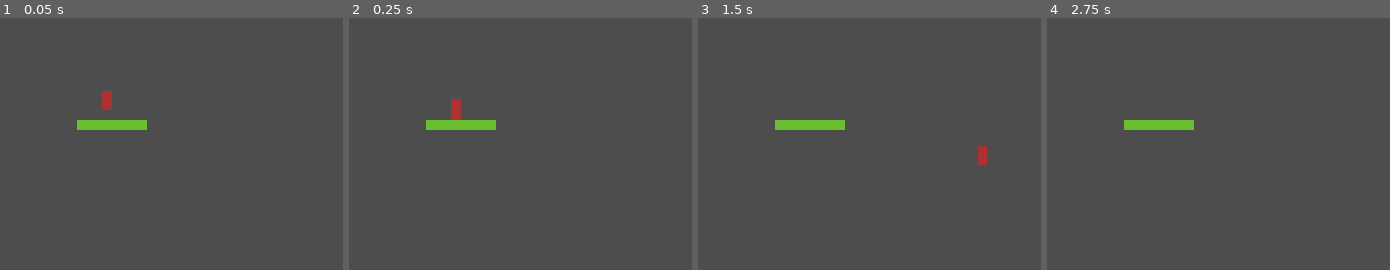
Above: before the commit, frames 1-4 (left to right).
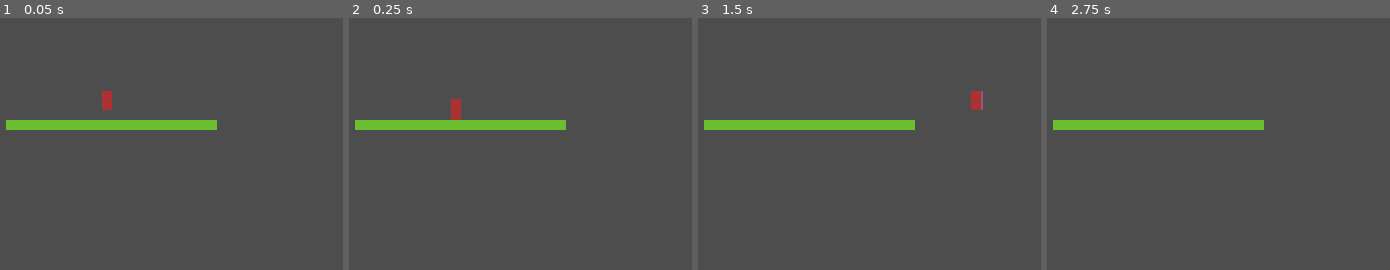
Above: after the commit, the same moments.

Repository: CafCat49/LoginTheVideoGame
Game: Godot game, scene res://Scenes/test_level.tscn
Two runs of this game, one before a commit and one after it. Both use one fixed random seed, a clock stepped at 60 frames per second and the inputs below.
Inputs:
- Up to frame 1 (0.05 s): no input
- Up to frame 2 (0.25 s): no input
- Up to frame 3 (1.5 s): tap Enter (ui_accept) at 0.5, 0.6, 0.77, 1.07, 1.35 s; hold Right (ui_right) from 0.53 s (still down)
- Up to frame 4 (2.75 s): tap Enter (ui_accept) at 1.52, 1.82, 2.1 s; release Right (ui_right) at 2.03 s; hold Left (ui_left) from 2.03 s (still down)

The runs differ from the first frame. In frame 1, 1.6% of the frame differs, in the area x 1-64%, y 40-45%; in frame 2, 1.6%; in frame 3, 2.1%, in the area x 1-85%, y 28-59%; in frame 4, 1.6%.

Commit message:
Added variables to change the behaviour of movement, in the editor

Diff:
--- a/source/Scenes/PlayerController.gd
+++ /dev/null
@@ -1,25 +0,0 @@
-extends CharacterBody2D
-
-
-const SPEED = 300.0
-const JUMP_VELOCITY = -400.0
-
-
-func _physics_process(delta: float) -> void:
-	# Add the gravity.
-	if not is_on_floor():
-		velocity += get_gravity() * delta
-
-	# Handle jump.
-	if Input.is_action_just_pressed("ui_accept") and is_on_floor():
-		velocity.y = JUMP_VELOCITY
-
-	# Get the input direction and handle the movement/deceleration.
-	# As good practice, you should replace UI actions with custom gameplay actions.
-	var direction := Input.get_axis("ui_left", "ui_right")
-	if direction:
-		velocity.x = direction * SPEED
-	else:
-		velocity.x = move_toward(velocity.x, 0, SPEED)
-
-	move_and_slide()
--- a/source/Scenes/test_level.tscn
+++ b/source/Scenes/test_level.tscn
@@ -1,6 +1,6 @@
 [gd_scene format=3 uid="uid://buh086aknn3cd"]
 
-[ext_resource type="Script" uid="uid://o825skn4ffmq" path="res://Scenes/PlayerController.gd" id="1_eglq2"]
+[ext_resource type="Script" uid="uid://o825skn4ffmq" path="res://Scripts/PlayerController.gd" id="1_eglq2"]
 [ext_resource type="Texture2D" uid="uid://cmt4fibc7tjcl" path="res://Assets/PH/SLBPHTiles.png" id="1_iti4p"]
 
 [sub_resource type="RectangleShape2D" id="RectangleShape2D_it1ls"]
@@ -112,3 +112,161 @@
 
 [node name="CollisionShape2D" type="CollisionShape2D" parent="World/StaticBody2D7" unique_id=1409786493]
 shape = SubResource("RectangleShape2D_aljbh")
+
+[node name="World2" type="Node2D" parent="." unique_id=1426354084]
+position = Vector2(488, 488)
+
+[node name="StaticBody2D" type="StaticBody2D" parent="World2" unique_id=510653929]
+
+[node name="Sprite2D" type="Sprite2D" parent="World2/StaticBody2D" unique_id=954439518]
+texture = ExtResource("1_iti4p")
+hframes = 4
+vframes = 4
+
+[node name="CollisionShape2D" type="CollisionShape2D" parent="World2/StaticBody2D" unique_id=2127135656]
+shape = SubResource("RectangleShape2D_aljbh")
+
+[node name="StaticBody2D2" type="StaticBody2D" parent="World2" unique_id=521329082]
+position = Vector2(16, 0)
+
+[node name="Sprite2D" type="Sprite2D" parent="World2/StaticBody2D2" unique_id=472667342]
+texture = ExtResource("1_iti4p")
+hframes = 4
+vframes = 4
+
+[node name="CollisionShape2D" type="CollisionShape2D" parent="World2/StaticBody2D2" unique_id=38304888]
+shape = SubResource("RectangleShape2D_aljbh")
+
+[node name="StaticBody2D3" type="StaticBody2D" parent="World2" unique_id=28913513]
+position = Vector2(32, 0)
+
+[node name="Sprite2D" type="Sprite2D" parent="World2/StaticBody2D3" unique_id=1431241916]
+texture = ExtResource("1_iti4p")
+hframes = 4
+vframes = 4
+
+[node name="CollisionShape2D" type="CollisionShape2D" parent="World2/StaticBody2D3" unique_id=1607498774]
+shape = SubResource("RectangleShape2D_aljbh")
+
+[node name="StaticBody2D4" type="StaticBody2D" parent="World2" unique_id=1139629216]
+position = Vector2(48, 0)
+
+[node name="Sprite2D" type="Sprite2D" parent="World2/StaticBody2D4" unique_id=856392191]
+texture = ExtResource("1_iti4p")
+hframes = 4
+vframes = 4
+
+[node name="CollisionShape2D" type="CollisionShape2D" parent="World2/StaticBody2D4" unique_id=1109142567]
+shape = SubResource("RectangleShape2D_aljbh")
+
+[node name="StaticBody2D5" type="StaticBody2D" parent="World2" unique_id=207224429]
+position = Vector2(64, 0)
+
+[node name="Sprite2D" type="Sprite2D" parent="World2/StaticBody2D5" unique_id=1320247667]
+texture = ExtResource("1_iti4p")
+hframes = 4
+vframes = 4
+
+[node name="CollisionShape2D" type="CollisionShape2D" parent="World2/StaticBody2D5" unique_id=539355323]
+shape = SubResource("RectangleShape2D_aljbh")
+
+[node name="StaticBody2D6" type="StaticBody2D" parent="World2" unique_id=1635847933]
+position = Vector2(80, 0)
+
+[node name="Sprite2D" type="Sprite2D" parent="World2/StaticBody2D6" unique_id=153499912]
+texture = ExtResource("1_iti4p")
+hframes = 4
+vframes = 4
+
+[node name="CollisionShape2D" type="CollisionShape2D" parent="World2/StaticBody2D6" unique_id=730972955]
+shape = SubResource("RectangleShape2D_aljbh")
+
+[node name="StaticBody2D7" type="StaticBody2D" parent="World2" unique_id=324005592]
+position = Vector2(96, 0)
+
+[node name="Sprite2D" type="Sprite2D" parent="World2/StaticBody2D7" unique_id=1370643809]
+texture = ExtResource("1_iti4p")
+hframes = 4
+vframes = 4
+
+[node name="CollisionShape2D" type="CollisionShape2D" parent="World2/StaticBody2D7" unique_id=538766880]
+shape = SubResource("RectangleShape2D_aljbh")
+
+[node name="World3" type="Node2D" parent="." unique_id=2092241090]
+position = Vector2(712, 488)
+
+[node name="StaticBody2D" type="StaticBody2D" parent="World3" unique_id=577333124]
+
+[node name="Sprite2D" type="Sprite2D" parent="World3/StaticBody2D" unique_id=519479740]
+texture = ExtResource("1_iti4p")
+hframes = 4
+vframes = 4
+
+[node name="CollisionShape2D" type="CollisionShape2D" parent="World3/StaticBody2D" unique_id=2133697740]
+shape = SubResource("RectangleShape2D_aljbh")
+
+[node name="StaticBody2D2" type="StaticBody2D" parent="World3" unique_id=74946432]
+position = Vector2(16, 0)
+
+[node name="Sprite2D" type="Sprite2D" parent="World3/StaticBody2D2" unique_id=1775355161]
+texture = ExtResource("1_iti4p")
+hframes = 4
+vframes = 4
+
+[node name="CollisionShape2D" type="CollisionShape2D" parent="World3/StaticBody2D2" unique_id=1335298152]
+shape = SubResource("RectangleShape2D_aljbh")
+
+[node name="StaticBody2D3" type="StaticBody2D" parent="World3" unique_id=505386429]
+position = Vector2(32, 0)
+
+[node name="Sprite2D" type="Sprite2D" parent="World3/StaticBody2D3" unique_id=379518321]
+texture = ExtResource("1_iti4p")
+hframes = 4
+vframes = 4
+
+[node name="CollisionShape2D" type="CollisionShape2D" parent="World3/StaticBody2D3" unique_id=1920690238]
+shape = SubResource("RectangleShape2D_aljbh")
+
+[node name="StaticBody2D4" type="StaticBody2D" parent="World3" unique_id=751715861]
+position = Vector2(48, 0)
+
+[node name="Sprite2D" type="Sprite2D" parent="World3/StaticBody2D4" unique_id=1044233357]
+texture = ExtResource("1_iti4p")
+hframes = 4
+vframes = 4
+
+[node name="CollisionShape2D" type="CollisionShape2D" parent="World3/StaticBody2D4" unique_id=251360086]
+shape = SubResource("RectangleShape2D_aljbh")
+
+[node name="StaticBody2D5" type="StaticBody2D" parent="World3" unique_id=1342109725]
+position = Vector2(64, 0)
+
+[node name="Sprite2D" type="Sprite2D" parent="World3/StaticBody2D5" unique_id=897985015]
+texture = ExtResource("1_iti4p")
+hframes = 4
+vframes = 4
+
+[node name="CollisionShape2D" type="CollisionShape2D" parent="World3/StaticBody2D5" unique_id=819189195]
+shape = SubResource("RectangleShape2D_aljbh")
+
+[node name="StaticBody2D6" type="StaticBody2D" parent="World3" unique_id=1456751398]
+position = Vector2(80, 0)
+
+[node name="Sprite2D" type="Sprite2D" parent="World3/StaticBody2D6" unique_id=804629186]
+texture = ExtResource("1_iti4p")
+hframes = 4
+vframes = 4
+
+[node name="CollisionShape2D" type="CollisionShape2D" parent="World3/StaticBody2D6" unique_id=1484479509]
+shape = SubResource("RectangleShape2D_aljbh")
+
+[node name="StaticBody2D7" type="StaticBody2D" parent="World3" unique_id=452678199]
+position = Vector2(96, 0)
+
+[node name="Sprite2D" type="Sprite2D" parent="World3/StaticBody2D7" unique_id=1351365852]
+texture = ExtResource("1_iti4p")
+hframes = 4
+vframes = 4
+
+[node name="CollisionShape2D" type="CollisionShape2D" parent="World3/StaticBody2D7" unique_id=1847179647]
+shape = SubResource("RectangleShape2D_aljbh")
--- /dev/null
+++ b/source/Scripts/PlayerController.gd
@@ -0,0 +1,47 @@
+extends CharacterBody2D
+
+@export var speed: float = 300.0
+@export var jump_velocity: float = -400.0
+@export var has_double_jump: bool = true
+@export var flight_turn_speed: float = 100.0
+
+var last_direction: float = 0.0
+var extra_jump: bool = false
+
+func _init() -> void:
+	extra_jump = has_double_jump
+
+func _physics_process(delta: float) -> void:
+	# Add the gravity.
+	if not is_on_floor():
+		velocity += get_gravity() * delta
+
+	var direction := Input.get_axis("ui_left", "ui_right")
+
+	# Handle jump.
+	if Input.is_action_just_pressed("ui_accept") and (is_on_floor() or extra_jump):
+		last_direction = direction
+		if is_on_floor() and has_double_jump:
+			extra_jump = true;
+		if not is_on_floor():
+			extra_jump = false;
+		velocity.y = jump_velocity
+
+	# Get the input direction and handle the movement/deceleration.
+	# As good practice, you should replace UI actions with custom gameplay actions.
+	var current_speed = speed
+	# print(str(int(velocity.x) % 2) + " " + str(int(last_direction) % 2))
+	var changed_direction = (velocity.x > 0 and last_direction < 0)   \
+						 or (velocity.x < 0 and last_direction > 0)   \
+						 or (velocity.x == 0 and last_direction != 0) \
+						 or (velocity.x != 0 and last_direction == 0)
+ 									# If you changed direction in the air
+	if not is_on_floor() and changed_direction:
+		current_speed = flight_turn_speed
+
+	if direction:
+		velocity.x = direction * current_speed
+	else:
+		velocity.x = move_toward(velocity.x, 0, current_speed)
+
+	move_and_slide()
Renamed: source/Scenes/PlayerController.gd.uid -> source/Scripts/PlayerController.gd.uid
